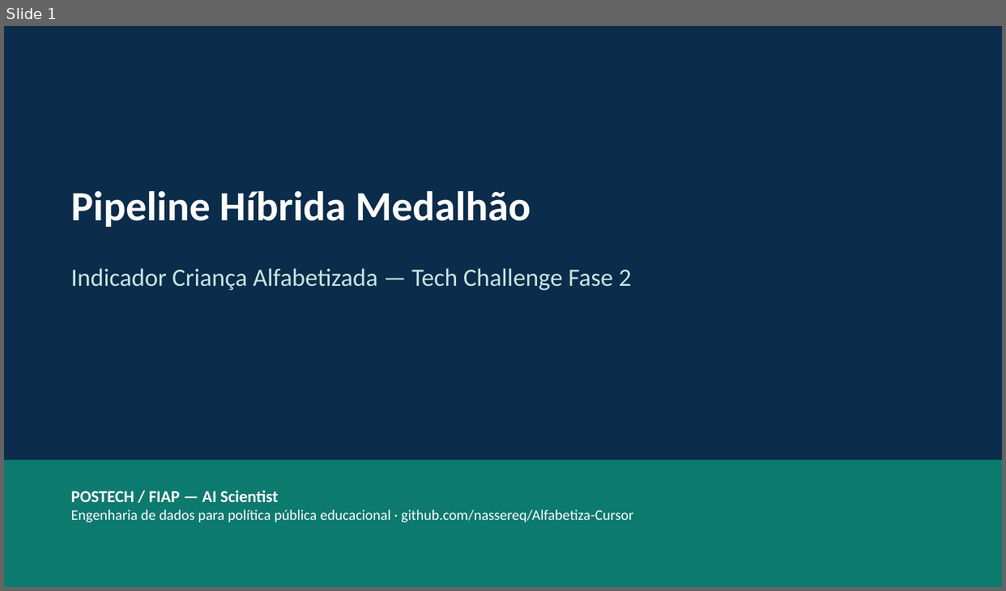
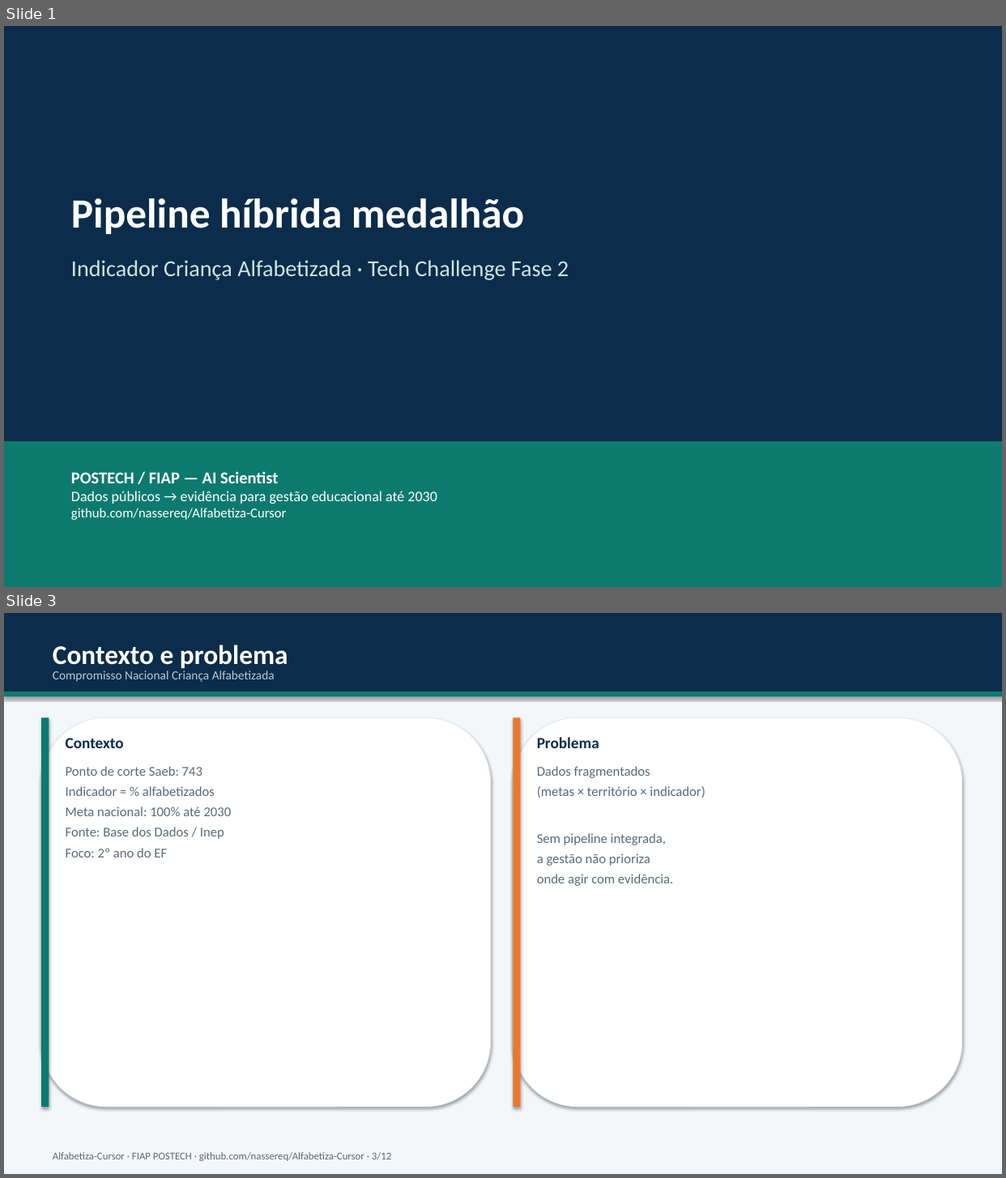
Before and after one commit to nassereq/Alfabetiza-Cursor, a slide deck: docs/Apresentacao_Tech_Challenge_Fase2_Alfabetiza.pptx. Shown one above the other, each under a label of ours: slide 1 before the commit, slides 1 and 3 after it; the slides between them are not shown. The pictures are 1006x591 and 1006x1178 pixels, drawn with LibreOffice and Linux fonts; fonts in the diff are those of the drawing. Boxes give left, top, right and bottom in pixels: in the first picture for what was removed or moved away, otherwise in the second. Text is boxed around its words. In the diff, an @@ line names an element or a change of style, - is before the commit and + after.

```diff
--- a/docs/Apresentacao_Tech_Challenge_Fase2_Alfabetiza.pptx
+++ b/docs/Apresentacao_Tech_Challenge_Fase2_Alfabetiza.pptx
@@ slide 3 added at (x1=4, y1=613, x2=1002, y2=1174), background #FFFFFF @@
@@ rectangle added at (x1=4, y1=613, x2=1002, y2=1174), fill #F4F7FA @@
@@ rectangle added at (x1=4, y1=613, x2=1002, y2=692), fill #0B2C4A @@
@@ text added at (x1=53, y1=645, x2=288, y2=671), 26 pt, text #FFFFFF, bold @@
+Contexto e problema
@@ text added at (x1=53, y1=671, x2=275, y2=682), 12 pt, text #B8C9D9 @@
+Compromisso Nacional Criança Alfabetizada
@@ rectangle added at (x1=4, y1=692, x2=1002, y2=697), fill #0D7A6F @@
@@ rounded rectangle added at (x1=41, y1=717, x2=491, y2=1107), fill #FFFFFF, outline #E8EEF3 0.75 pt @@
@@ rectangle added at (x1=41, y1=717, x2=49, y2=1107), fill #0D7A6F @@
@@ rounded rectangle added at (x1=513, y1=717, x2=962, y2=1107), fill #FFFFFF, outline #E8EEF3 0.75 pt @@
@@ rectangle added at (x1=513, y1=717, x2=521, y2=1107), fill #E87A2E @@
@@ text added at (x1=66, y1=738, x2=124, y2=748), 15 pt, text #0B2C4A, bold @@
+Contexto
@@ text added at (x1=537, y1=737, x2=599, y2=748), 15 pt, text #0B2C4A, bold @@
+Problema
@@ text added at (x1=66, y1=766, x2=232, y2=858), 13 pt, text #5A6A7A @@
+Ponto de corte Saeb: 743
+Indicador = % alfabetizados
+Meta nacional: 100% até 2030
+Fonte: Base dos Dados / Inep
+Foco: 2º ano do EF
@@ text added at (x1=537, y1=766, x2=705, y2=886), 13 pt, text #5A6A7A @@
+Dados fragmentados
+(metas × território × indicador)
+Sem pipeline integrada,
+a gestão não prioriza
+onde agir com evidência.
@@ text added at (x1=53, y1=1152, x2=391, y2=1161), 10 pt, text #5A6A7A @@
+Alfabetiza-Cursor · FIAP POSTECH · github.com/nassereq/Alfabetiza-Cursor · 3/12
@@ slide 1 changed as well @@
@@ text at (x1=71, y1=199, x2=524, y2=234): text changed @@
-Pipeline Híbrida Medalhão
+Pipeline híbrida medalhão
@@ text at (x1=71, y1=260, x2=569, y2=280): text changed; size 24 to 22 pt @@
-Indicador Criança Alfabetizada — Tech Challenge Fase 2
+Indicador Criança Alfabetizada · Tech Challenge Fase 2
@@ rectangle resized from (x1=4, y1=460, x2=1002, y2=587) to (x1=4, y1=442, x2=1002, y2=587) @@
@@ text "POSTECH / FIAP — AI ..." moved from (x1=71, y1=490, x2=633, y2=523) to (x1=71, y1=472, x2=437, y2=520) @@
@@ text at (x1=71, y1=491, x2=437, y2=520): text changed @@
-Engenharia de dados para política pública educacional · github.com/nassereq/Alfabetiza-Cursor
+Dados públicos → evidência para gestão educacional até 2030
+github.com/nassereq/Alfabetiza-Cursor
```
Also in this commit, not shown: 5 other slides changed, 5 other slides added, 11 slides removed, 23 other files.
